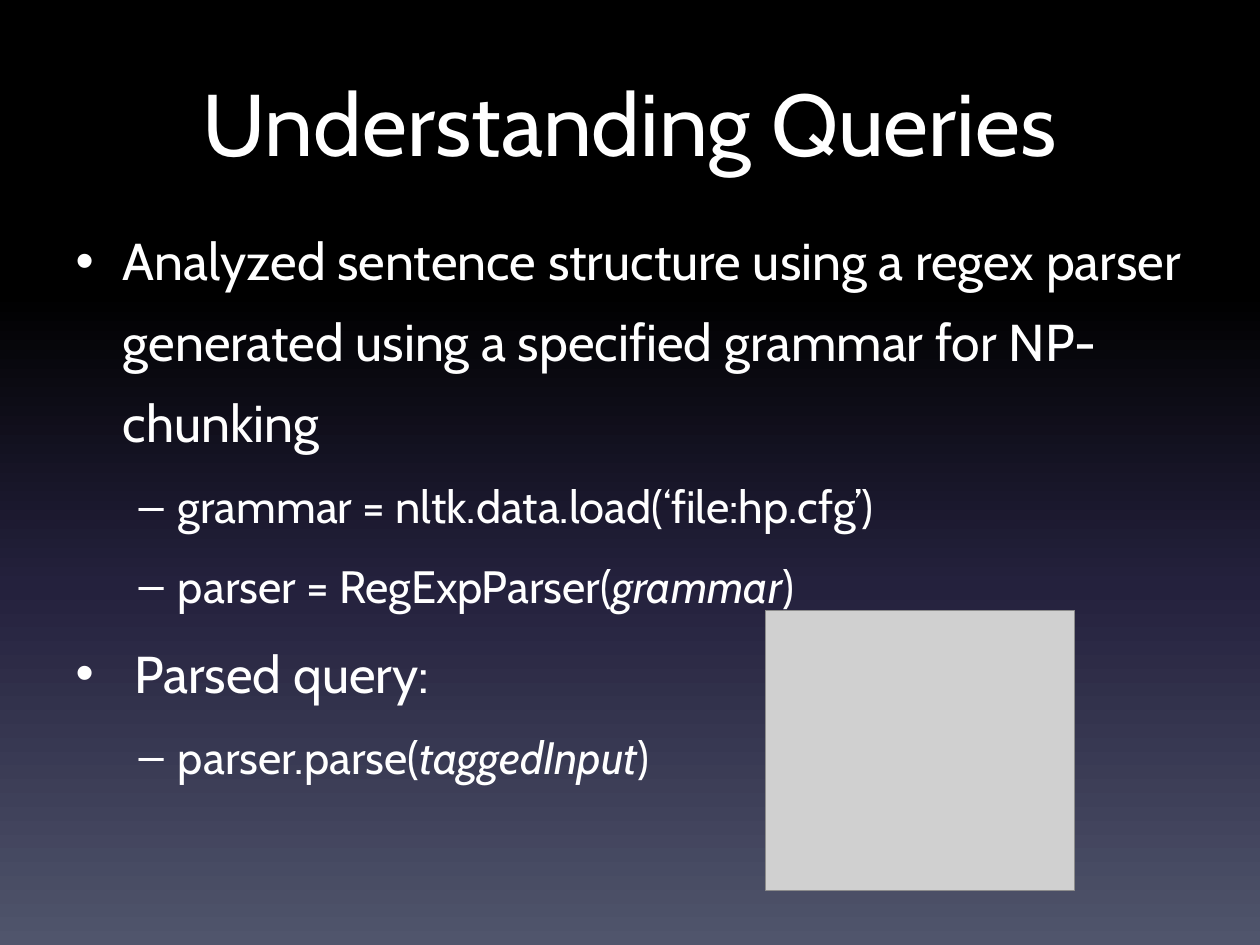
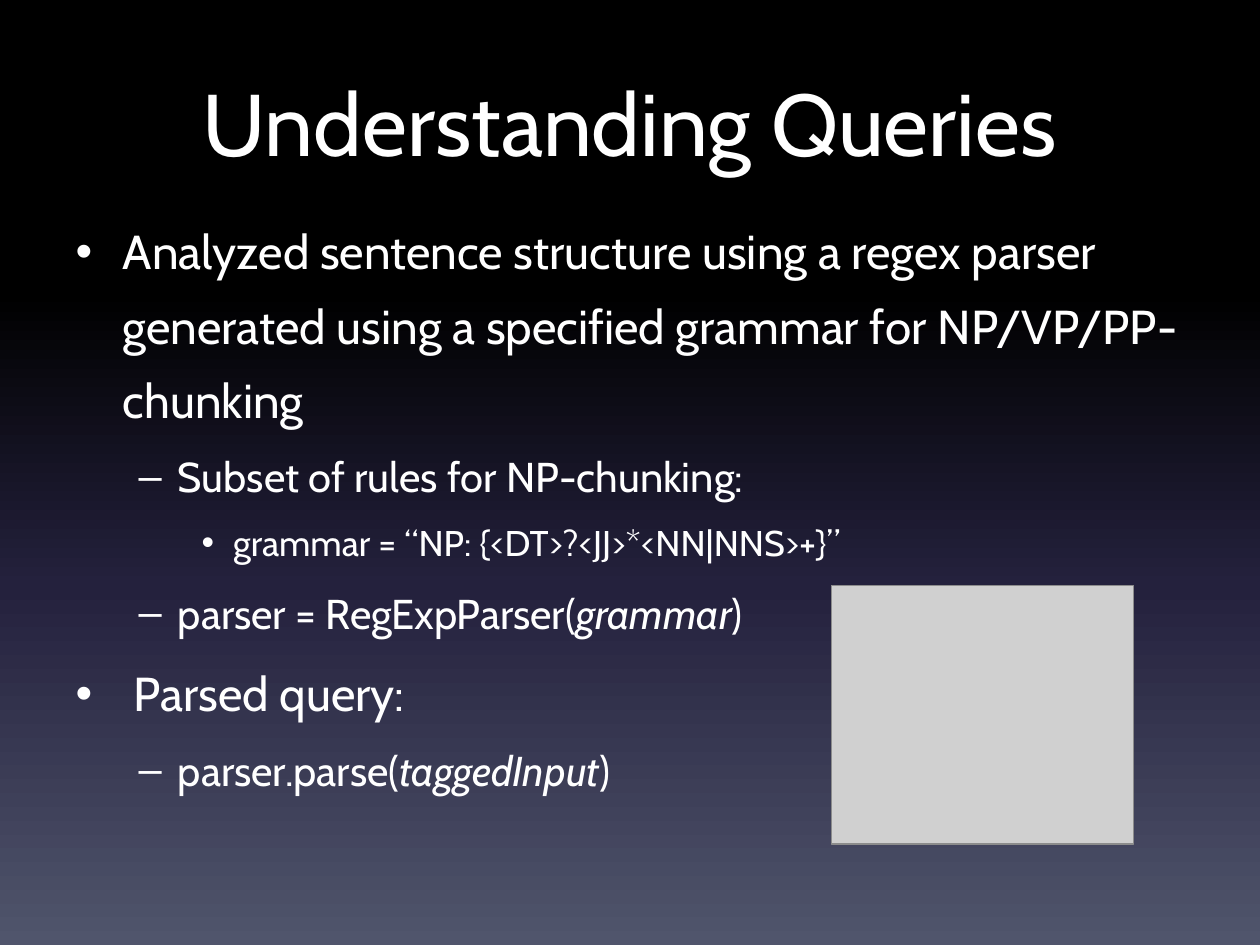
Before and after one commit to Arijit-Basu/HermioneBot, a slide deck: slide 6 of HermioneBot.pptx (slide 5 before the commit). Drawn at 1260x945 pixels with LibreOffice and Linux fonts; fonts in the diff are those of the drawing; grey boxes stand for pictures. Boxes give left, top, right and bottom in pixels: in the first picture for what was removed or moved away, otherwise in the second. Text is boxed around its words. In the diff, an @@ line names an element or a change of style, - is before the commit and + after.

```diff
--- a/HermioneBot.pptx
+++ b/HermioneBot.pptx
@@ text at (123,233,1178,564): text changed; size 29.6 to 27.2 pt @@
-• Analyzed sentence structure using a regex parser generated using a specified grammar for NP-chunking
-  – grammar = nltk.data.load(‘file:hp.cfg’)
+• Analyzed sentence structure using a regex parser generated using a specified grammar for NP/VP/PP-chunking
+  – Subset of rules for NP-chunking:
+    • grammar = “NP: {<DT>?<JJ>*<NN|NNS>+}”
@@ text at (134,597,743,796): size 25.9 to 23.8 pt in "parser = RegExpParser(grammar)", "parser.parse(taggedInput)"; size 29.6 to 27.2 pt in "Parsed query:" @@
@@ picture: place and size @@
-picture at (766,611,1075,891)
+picture at (832,586,1134,844)
```
Also in this commit, not shown: 3 other slides changed, 1 slide added, 4 other files.
